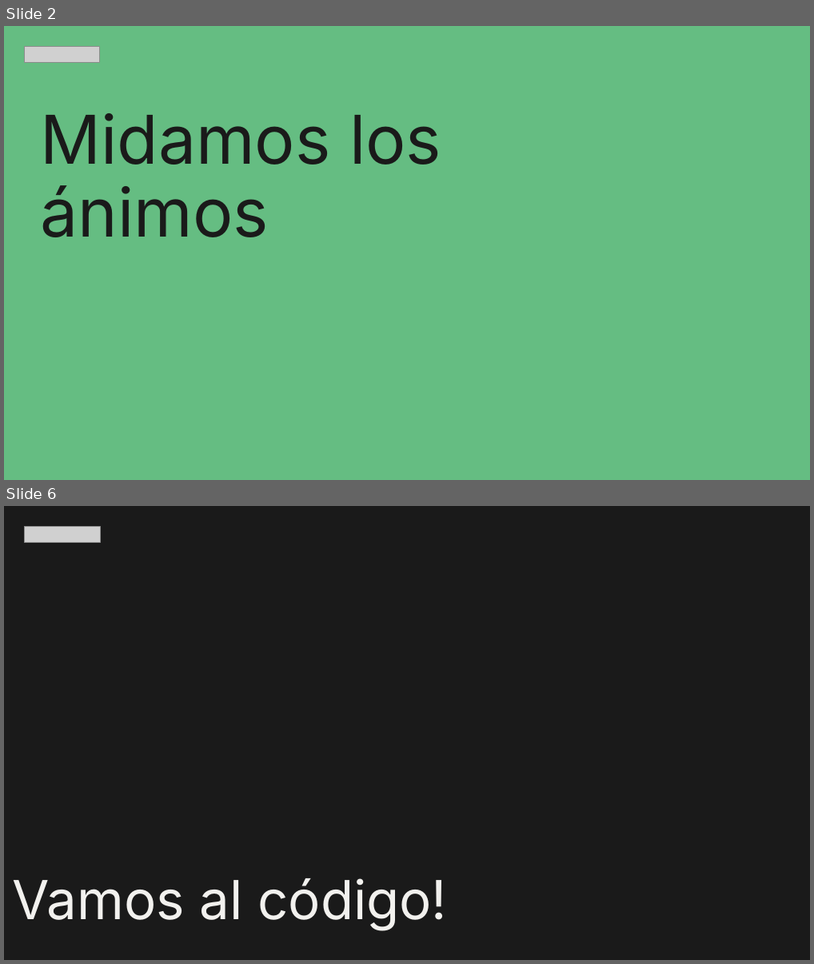
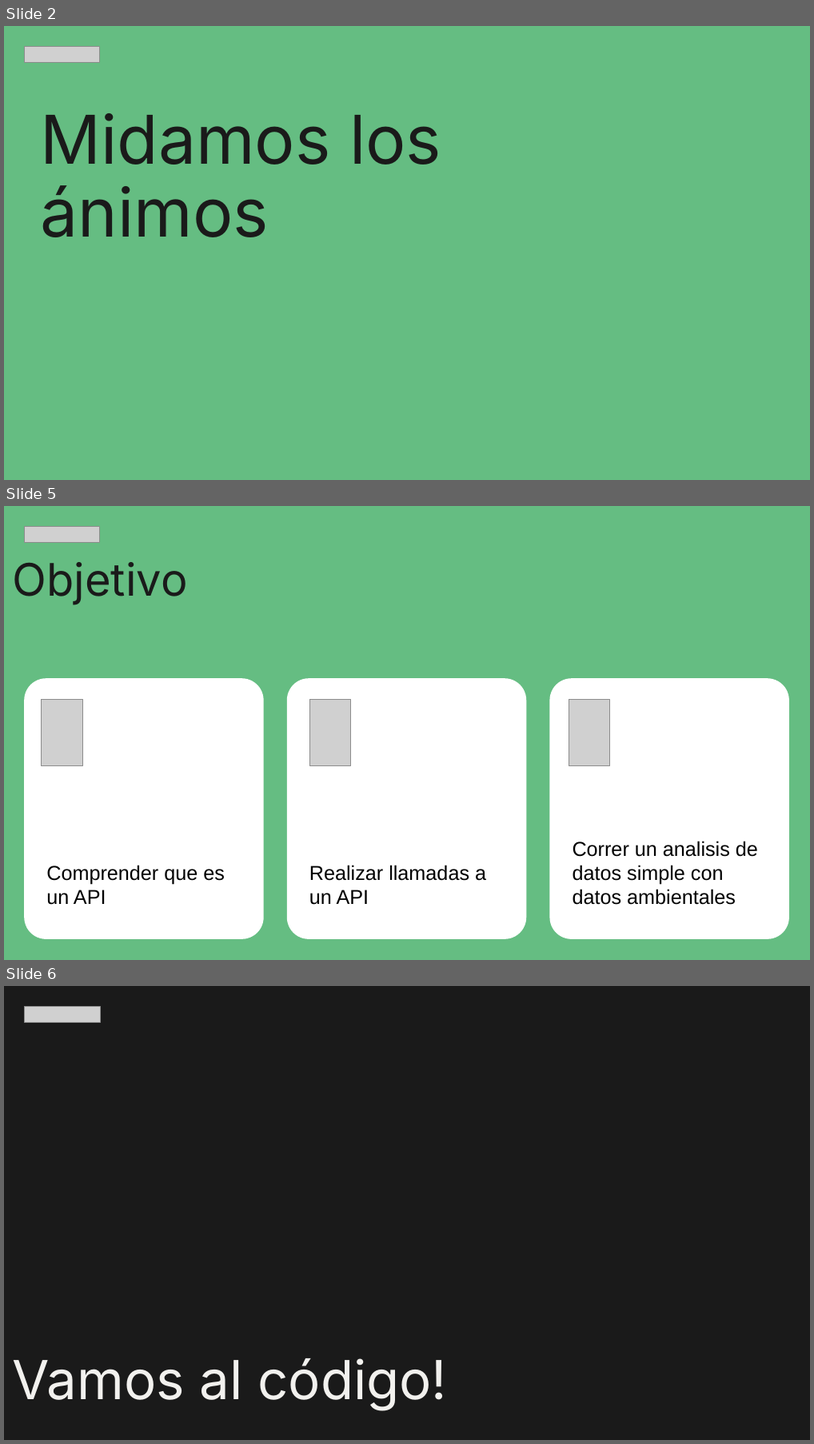
Before and after one commit to zyntonyson/bootcamp_ds_da, a slide deck: topics/da-using-rest-api.pptx. Shown one above the other, each under a label of ours: slides 2 and 6 before the commit, slides 2, 5 and 6 after it; the slides between them are not shown. The pictures are 814x964 and 814x1444 pixels, drawn with LibreOffice and Linux fonts; fonts in the diff are those of the drawing; grey boxes stand for pictures. Boxes give left, top, right and bottom in pixels: in the first picture for what was removed or moved away, otherwise in the second. Text is boxed around its words. In the diff, an @@ line names an element or a change of style, - is before the commit and + after.

```diff
--- a/topics/da-using-rest-api.pptx
+++ b/topics/da-using-rest-api.pptx
@@ slide 5 added at (x1=4, y1=506, x2=810, y2=960), background #65BD82 @@
@@ picture added at (x1=24, y1=526, x2=100, y2=542) @@
@@ title added at (x1=13, y1=562, x2=188, y2=605), 40 pt, text #1A1A1A @@
+Objetivo
@@ rounded rectangle added at (x1=24, y1=679, x2=264, y2=939), fill #FFFFFF, 18 pt, text #000000 @@
+Comprender que es un API
@@ rounded rectangle added at (x1=287, y1=679, x2=526, y2=939), fill #FFFFFF, 18 pt, text #000000 @@
+Realizar llamadas a un API
@@ rounded rectangle added at (x1=550, y1=679, x2=790, y2=939), fill #FFFFFF, 18 pt, text #000000 @@
+Correr un analisis de datos simple con datos ambientales
@@ picture added at (x1=41, y1=700, x2=82, y2=766) @@
@@ picture added at (x1=310, y1=700, x2=350, y2=766) @@
@@ picture added at (x1=570, y1=700, x2=610, y2=766) @@
```
Also in this commit, not shown: 3 slides changed, 1 slide removed, 2 other files.
